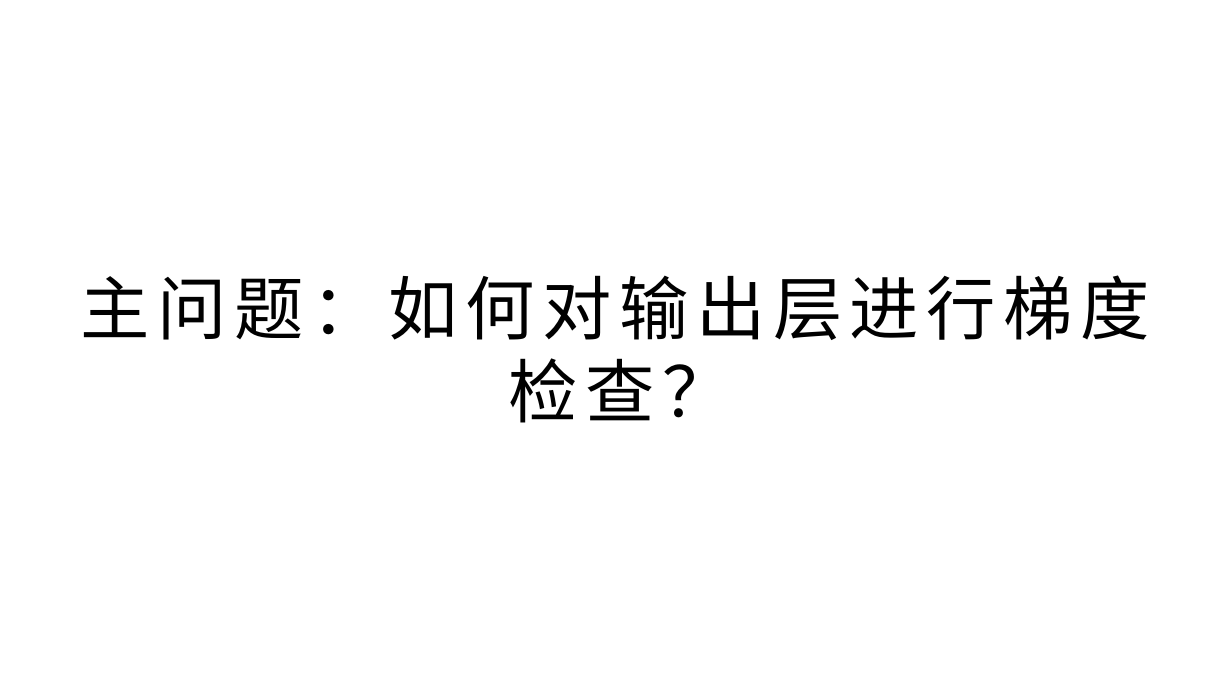
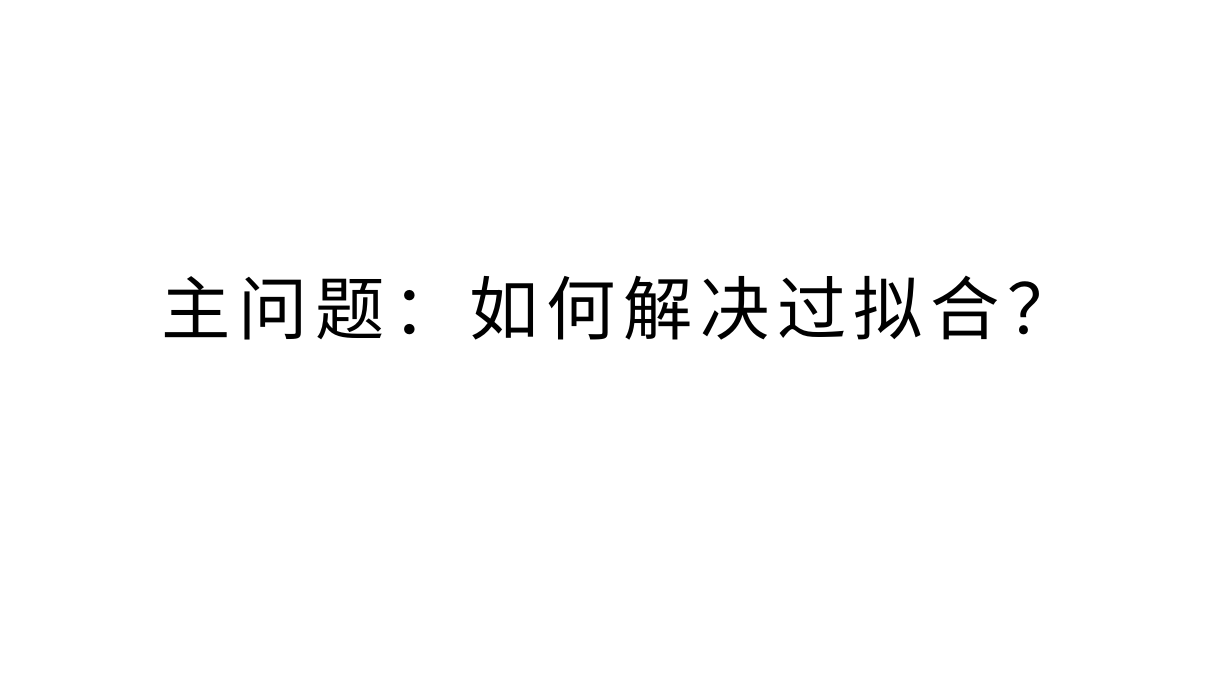
Before and after one commit to yyc-git/DeepLearningEdu, a slide deck: slide 24 of lessons/5_handwriting_by_linear_layer/ppt/用全连接层识别手写数字.pptx (slide 14 before the commit). Drawn at 1232x693 pixels with LibreOffice and Linux fonts; fonts in the diff are those of the drawing; background and template pictures are left out. Boxes give left, top, right and bottom in pixels: in the first picture for what was removed or moved away, otherwise in the second. Text is boxed around its words. In the diff, an @@ line names an element or a change of style, - is before the commit and + after.

```diff
--- a/lessons/5_handwriting_by_linear_layer/ppt/用全连接层识别手写数字.pptx
+++ b/lessons/5_handwriting_by_linear_layer/ppt/用全连接层识别手写数字.pptx
@@ title at [162,275,1077,340]: text changed @@
-主问题：如何对输出层进行梯度检查？
+主问题：如何解决过拟合？
```
Also in this commit, not shown: 15 other slides changed, 10 slides added, 7 slides removed.
